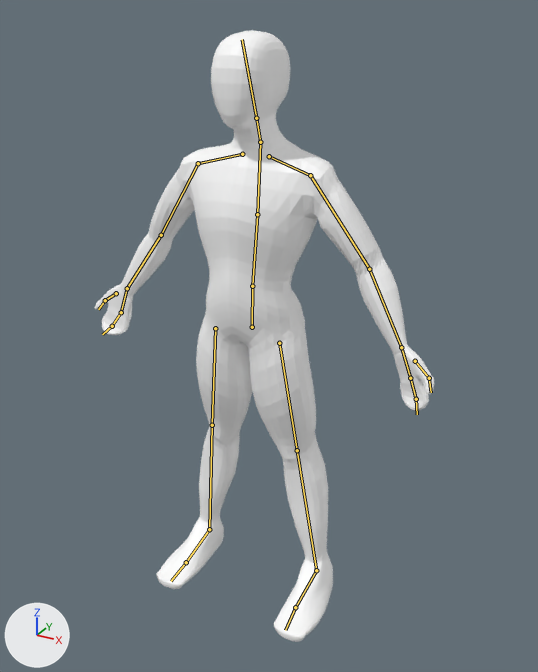
An edit to the Blender file Blenderkram/Modelle/Testbereit/LowPolyPlayerRigCheck_02.blend, drawn before and after from the same camera.
Rendered twice from a 50 mm lens placed at (1.169, -2.515, 2.059), pointed at (0.053, -0.486, 1.044). Every picture has the same lights, and +X, +Y and +Z are marked at lower left. Both versions are drawn at the pose saved in each file; the numbers are the values there. The bones that bend it are drawn over the model as lines.
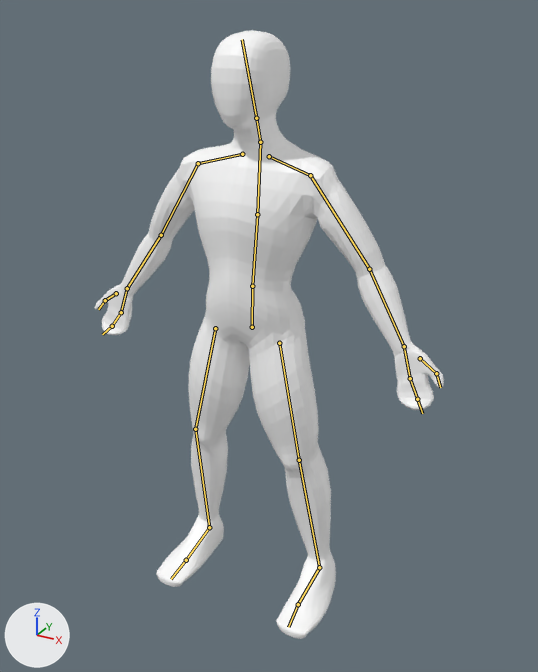
Location of each change, [x1, y1, x2, y2] in pixels of the pictures (538 x 672 px):
'Cube.001', posed: before [95, 30, 434, 642]; after [95, 30, 444, 639]
bone 'Unterarm.L', root to tip: before (369, 269) to (401, 347); after (369, 269) to (404, 346)

The edits, one by one:
Bone 'Unterarm.L' (bone_unterarm_l) turns from (2, 31, 0) to (0, 0, 0) degrees about its own x, y and z.
Bone 'FußIK.L' (bone_fußik_l) moves from (0.0, 0.0, -0.077) to (0.0, 0.0, 0.0).
Bone 'FußIK.R' (bone_fußik_r) moves from (0.0, 0.0, -0.011) to (0.0, 0.0, 0.0).
